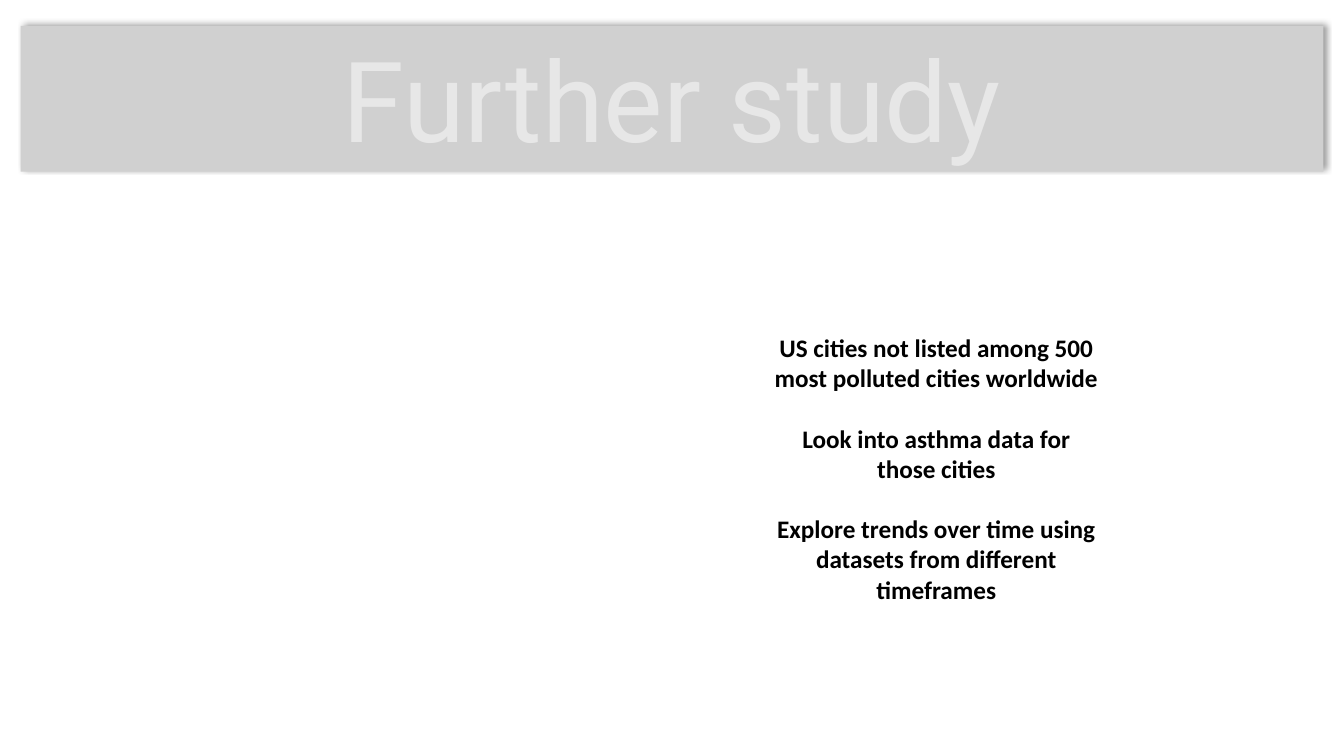
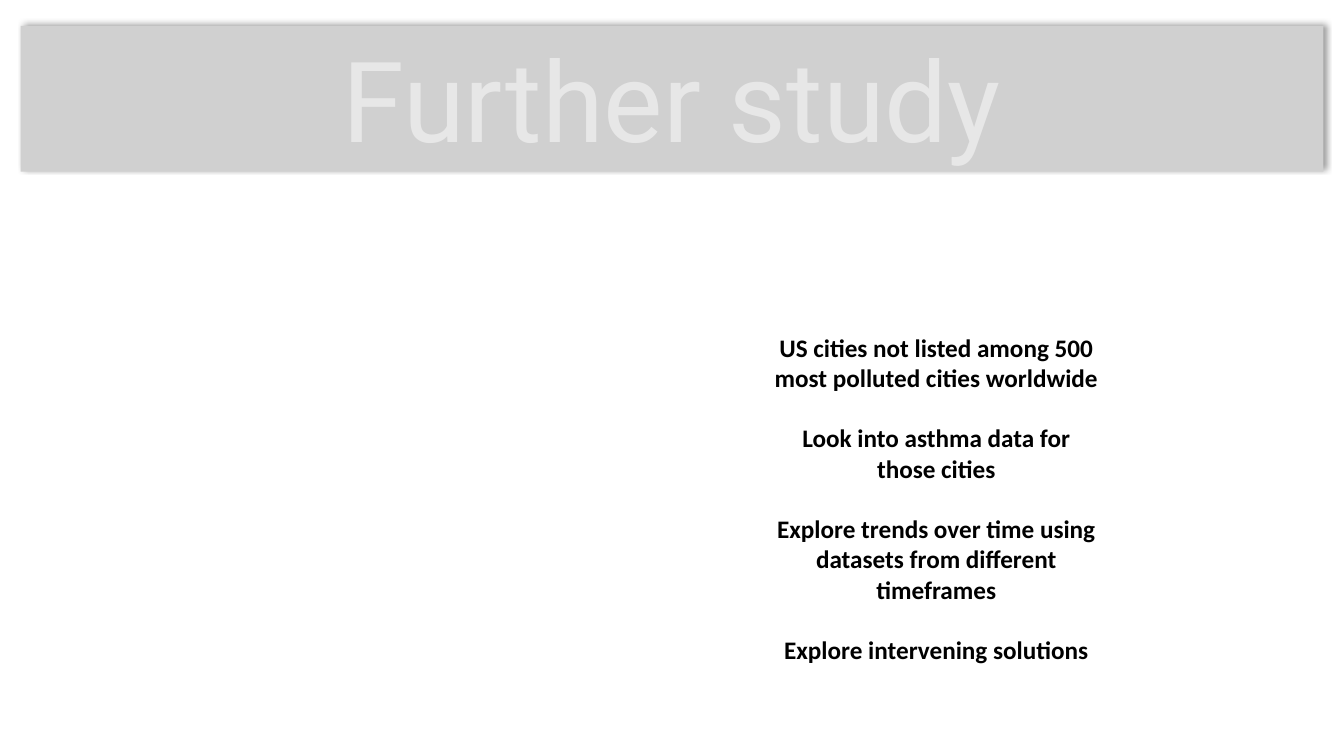
Before and after one commit to cljungkull/Project-2---CaliPolluts, a slide deck: slide 8 of presentation.pptx. Drawn at 1344x756 pixels with LibreOffice and Linux fonts; fonts in the diff are those of the drawing; grey boxes stand for pictures; background and template pictures are left out. Boxes give left, top, right and bottom in pixels: in the first picture for what was removed or moved away, otherwise in the second. Text is boxed around its words. In the diff, an @@ line names an element or a change of style, - is before the commit and + after.

```diff
--- a/presentation.pptx
+++ b/presentation.pptx
@@ text at [784, 641, 1088, 664]: paragraph added @@
+Explore intervening solutions
```
Also in this commit, not shown: 5 other slides changed, 1 other file.
